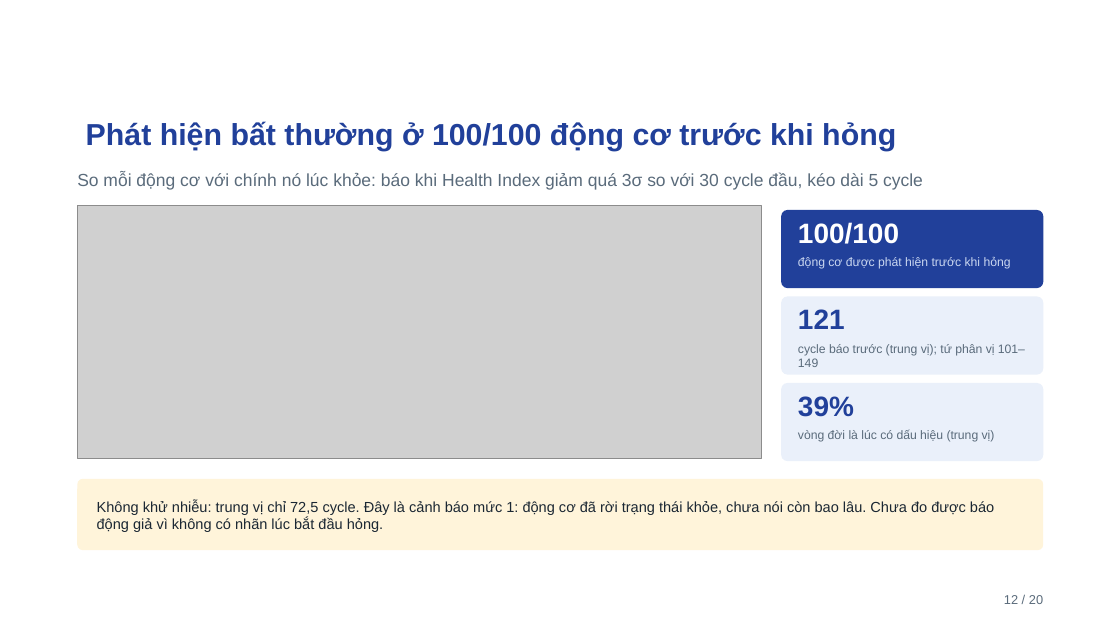
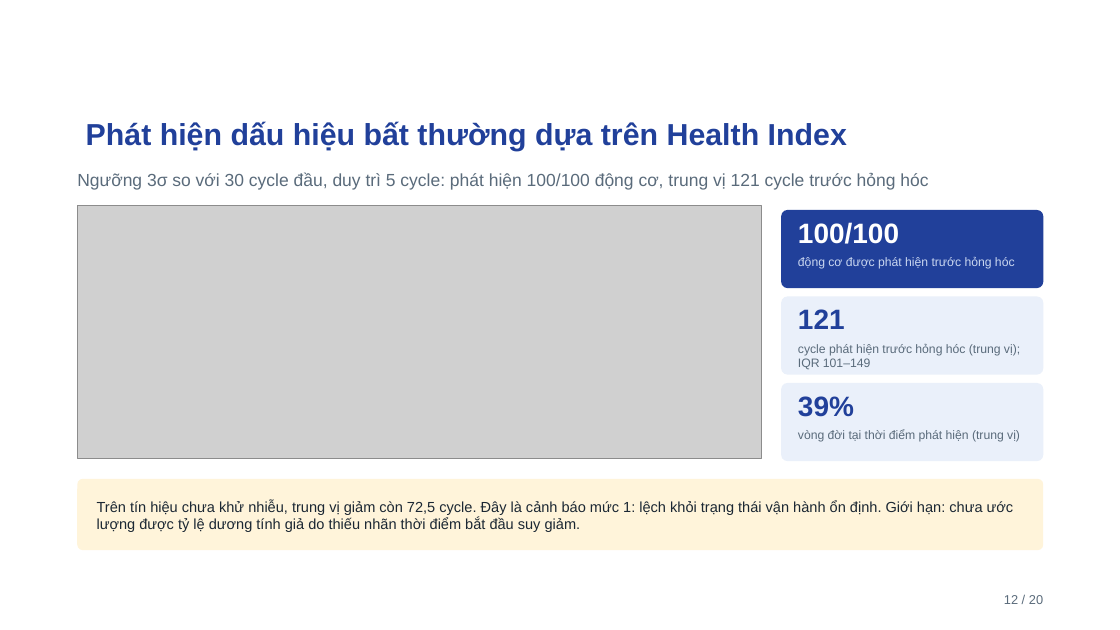
Before and after one commit to ti014/tinasa-cmapss-rul-prediction, a slide deck: slide 12 of slides/cmapss_fd001_presentation.pptx. Drawn at 1120x630 pixels with LibreOffice and Linux fonts; fonts in the diff are those of the drawing; grey boxes stand for pictures; background and template pictures are left out. Boxes give left, top, right and bottom in pixels: in the first picture for what was removed or moved away, otherwise in the second. Text is boxed around its words. In the diff, an @@ line names an element or a change of style, - is before the commit and + after.

```diff
--- a/slides/cmapss_fd001_presentation.pptx
+++ b/slides/cmapss_fd001_presentation.pptx
@@ title at <box>86,121,847,151</box>: text changed @@
-Phát hiện bất thường ở 100/100 động cơ trước khi hỏng
+Phát hiện dấu hiệu bất thường dựa trên Health Index
@@ text at <box>77,173,928,190</box>: text changed @@
-So mỗi động cơ với chính nó lúc khỏe: báo khi Health Index giảm quá 3σ so với 30 cycle đầu, kéo dài 5 cycle
+Ngưỡng 3σ so với 30 cycle đầu, duy trì 5 cycle: phát hiện 100/100 động cơ, trung vị 121 cycle trước hỏng hóc
@@ text at <box>798,257,1015,269</box>: text changed @@
-động cơ được phát hiện trước khi hỏng
+động cơ được phát hiện trước hỏng hóc
@@ text at <box>798,344,1020,369</box>: text changed @@
-cycle báo trước (trung vị); tứ phân vị 101–149
+cycle phát hiện trước hỏng hóc (trung vị); IQR 101–149
@@ text at <box>798,430,1020,442</box>: text changed @@
-vòng đời là lúc có dấu hiệu (trung vị)
+vòng đời tại thời điểm phát hiện (trung vị)
@@ text at <box>97,500,1014,532</box>: text changed @@
-Không khử nhiễu: trung vị chỉ 72,5 cycle. Đây là cảnh báo mức 1: động cơ đã rời trạng thái khỏe, chưa nói còn bao lâu. Chưa đo được báo động giả vì không có nhãn lúc bắt đầu hỏng.
+Trên tín hiệu chưa khử nhiễu, trung vị giảm còn 72,5 cycle. Đây là cảnh báo mức 1: lệch khỏi trạng thái vận hành ổn định. Giới hạn: chưa ước lượng được tỷ lệ dương tính giả do thiếu nhãn thời điểm bắt đầu suy giảm.
```
Also in this commit, not shown: 19 other slides changed, 24 other files.
